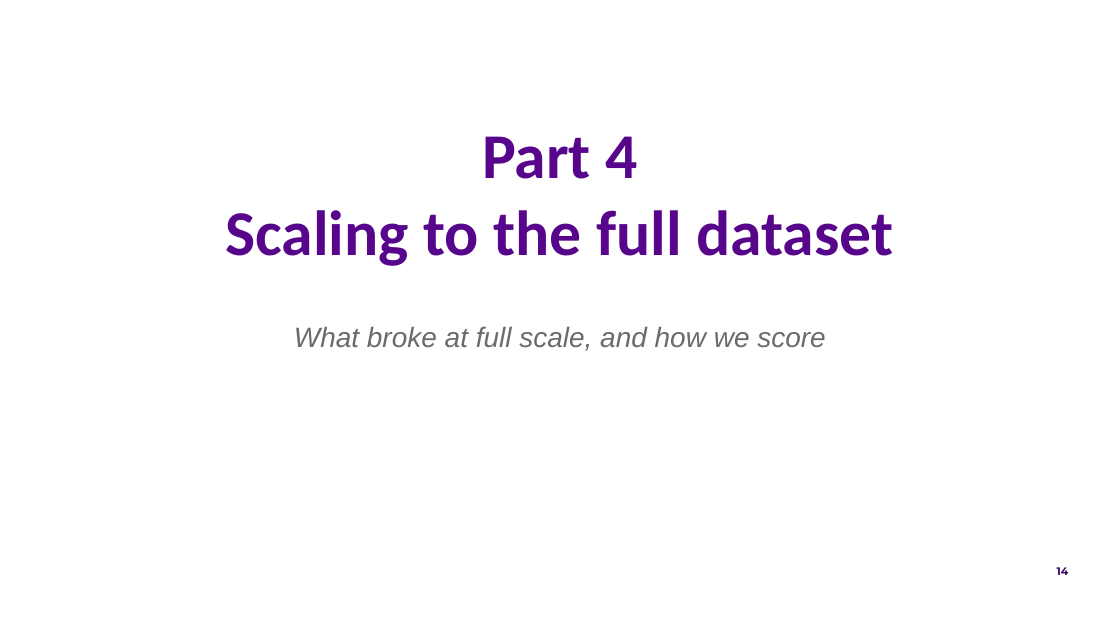
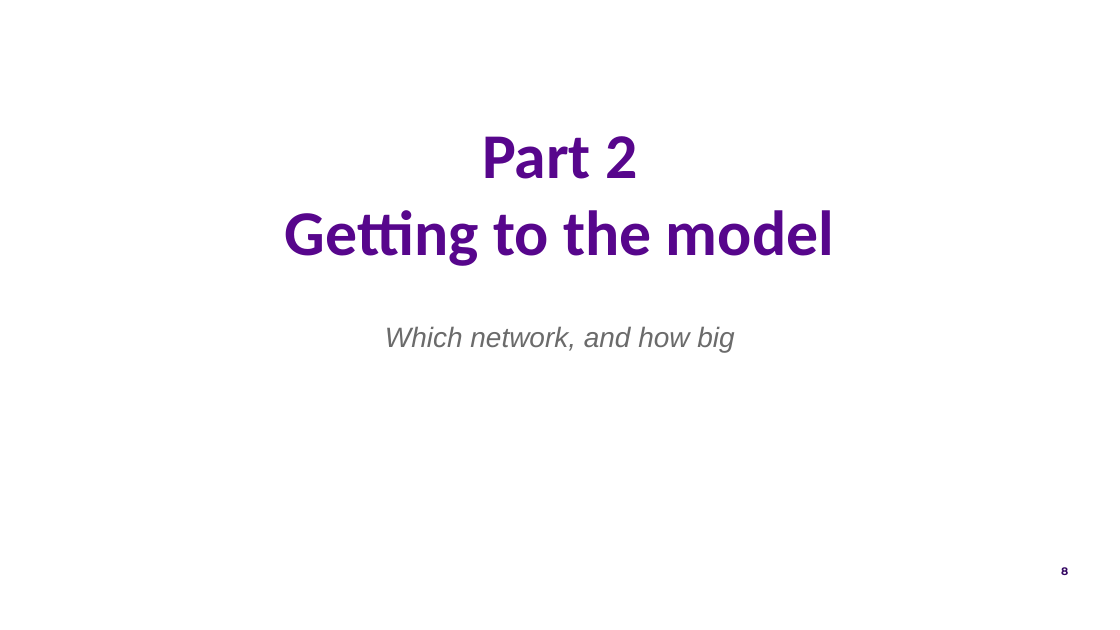
Before and after one commit to FruitPnchSamuraiG/solar-dem-inversion, a slide deck: slide 8 of slides/DEM_deck_v2.pptx (slide 14 before the commit). Drawn at 1120x630 pixels with LibreOffice and Linux fonts; fonts in the diff are those of the drawing; background and template pictures are left out. Boxes give left, top, right and bottom in pixels: in the first picture for what was removed or moved away, otherwise in the second. Text is boxed around its words. In the diff, an @@ line names an element or a change of style, - is before the commit and + after.

```diff
--- a/slides/DEM_deck_v2.pptx
+++ b/slides/DEM_deck_v2.pptx
@@ title at <box>285,136,834,266</box>: text changed @@
-Part 4
-Scaling to the full dataset
+Part 2
+Getting to the model
@@ text at <box>385,326,734,352</box>: text changed @@
-What broke at full scale, and how we score
+Which network, and how big
@@ page number at <box>1061,567,1068,575</box>: text changed @@
-14
+8
```
Also in this commit, not shown: 10 other slides changed, 3 slides added, 3 slides removed, 6 other files.
